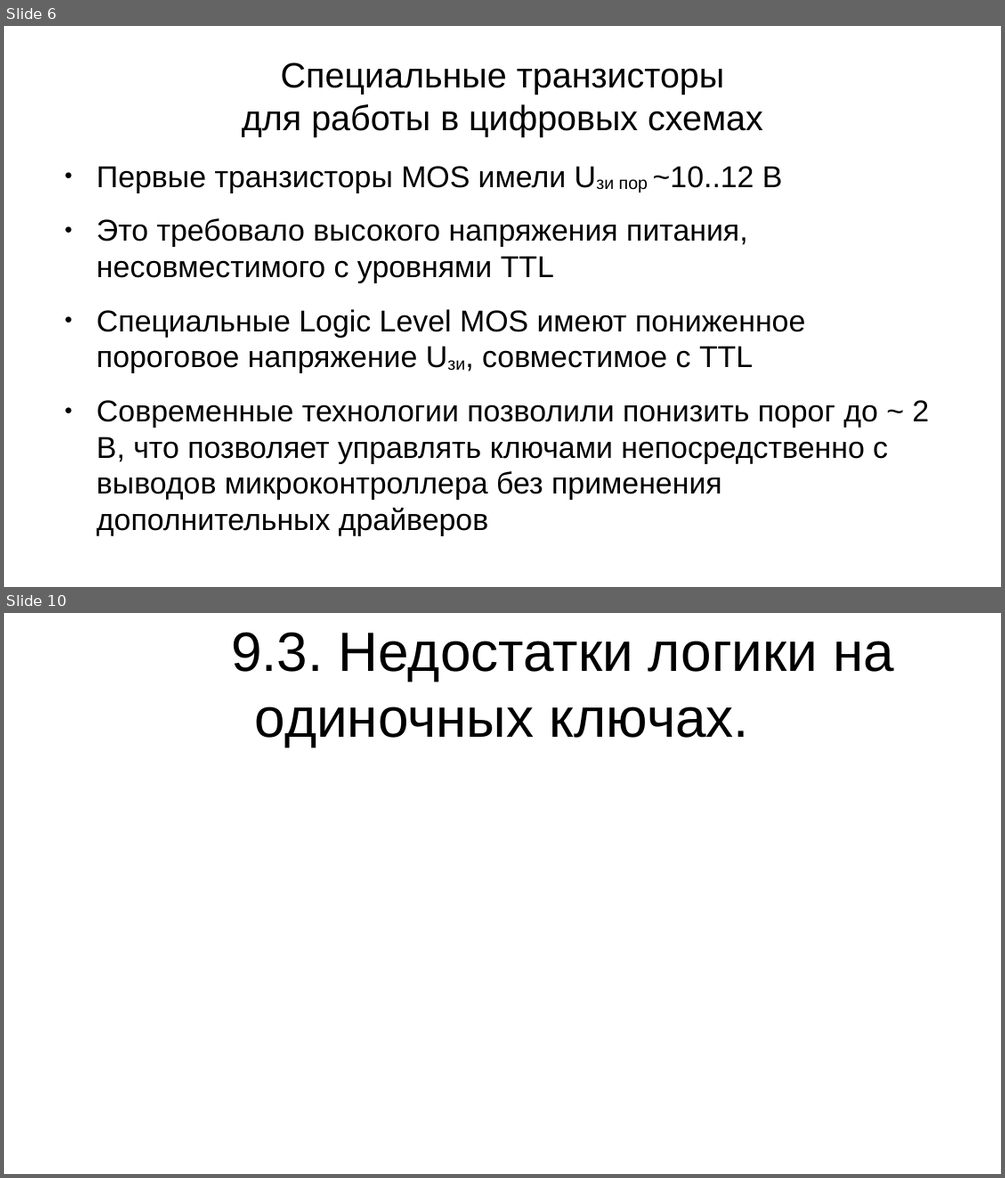
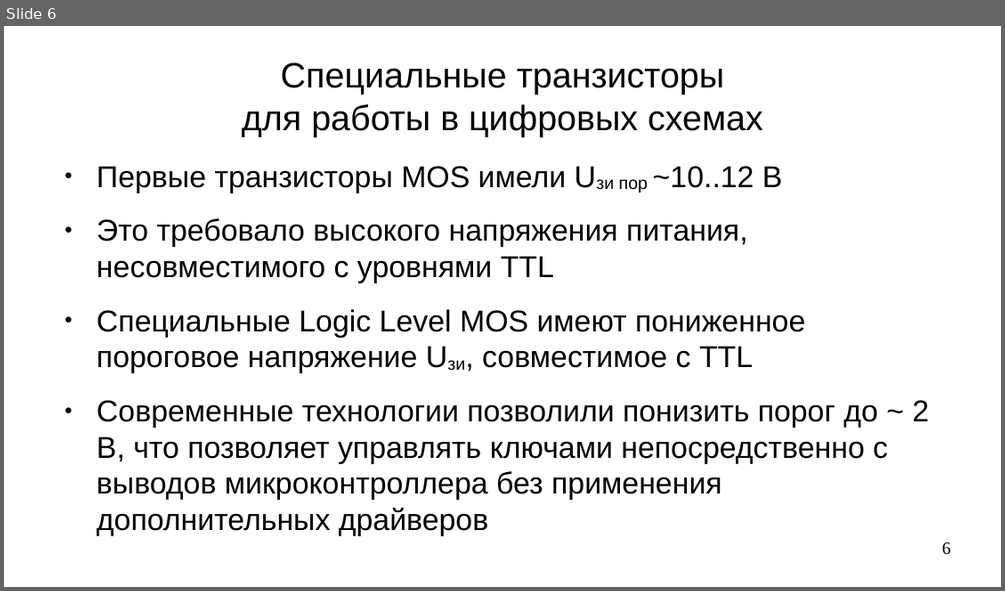
Before and after one commit to steelcraft/stud-lab, a slide deck: Лекции/СBDS01#L5.odp. Shown one above the other, each under a label of ours: slides 6 and 10 before the commit, slide 6 after it; the slides between them are not shown. The pictures are 1005x1178 and 1005x591 pixels, drawn with LibreOffice and Linux fonts; fonts in the diff are those of the drawing. Boxes give left, top, right and bottom in pixels: in the first picture for what was removed or moved away, otherwise in the second. Text is boxed around its words. In the diff, an @@ line names an element or a change of style, - is before the commit and + after.

```diff
--- a/Лекции/СBDS01#L5.odp
+++ b/Лекции/СBDS01#L5.odp
@@ slide 10 removed at box(4, 613, 1001, 1174), background #FFFFFF @@
@@ title removed at box(231, 632, 895, 747) @@
-9.3. Недостатки логики на одиночных ключах.
@@ slide 6 changed as well @@
@@ page number added at box(942, 542, 951, 555), 14 pt, text #000000 @@
+6
```
Also in this commit, not shown: 7 other slides changed, 7 slides added, 7 other slides removed, 1 other file.
